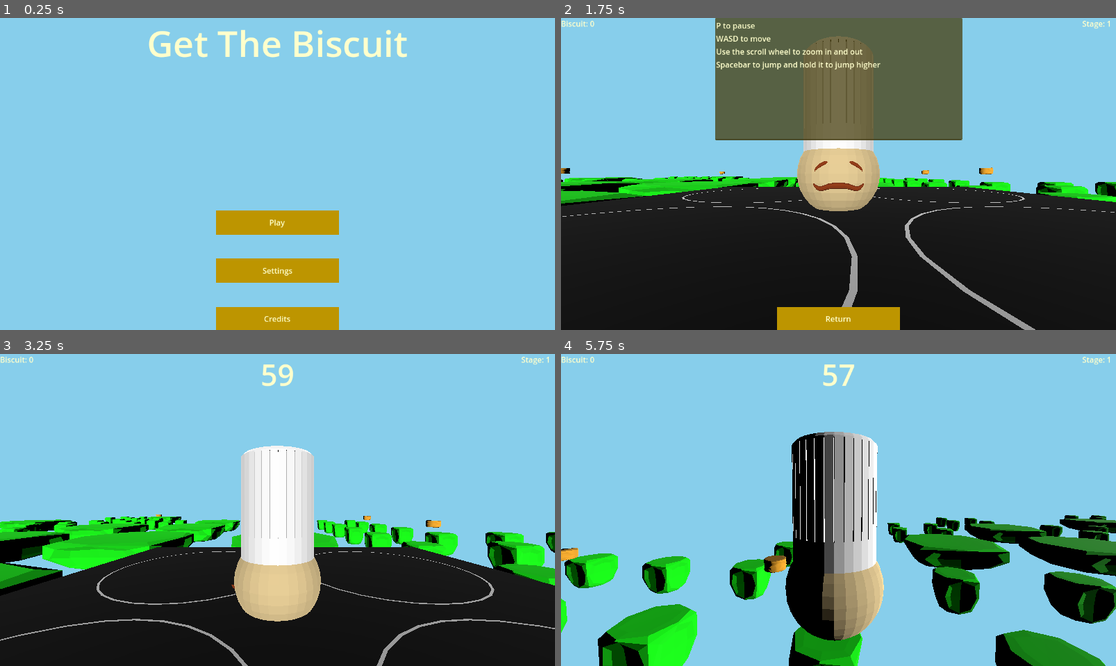
Above: before the commit, frames 1-4 (two rows, left to right).
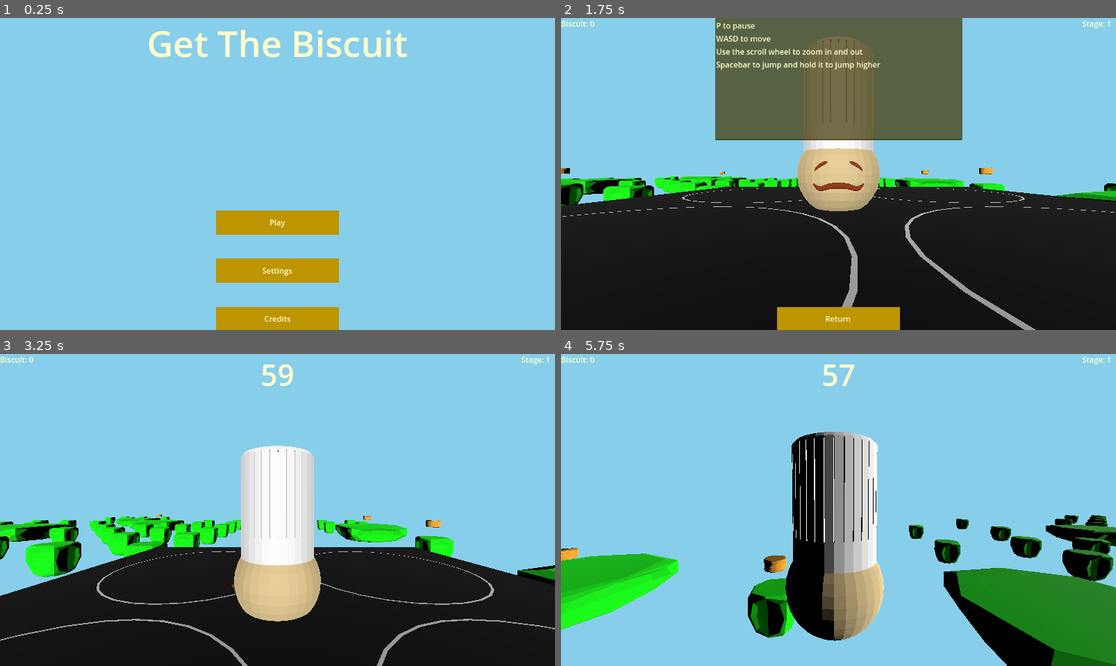
Above: after the commit, the same moments.

Repository: AlexTheAccount/Get-The-Biscuit
Game: Godot game, scene res://Tscn/UI/Main Menu.tscn
The game is run twice, just before and just after one commit, with the same random seed, the same clock (stepped at 60 frames per second) and the same inputs. Sound files missing from this copy of the repository are replaced by a short silence.
Inputs (mouse positions are in pixels of both pictures, inside the frame that each line leads up to):
- Up to frame 1 (0.25 s): no input
- Up to frame 2 (1.75 s): click "Play" at 0.5 s; tap Enter (ui_accept) at 1.25, 1.52 s; move the mouse to (960, 158) at 1.27 s; hold D (Player Right) from 1.28 s (still down); hold Mouse wheel up (Zoom In) from 1.28 s (still down); click (960, 158) at 1.42 s
- Up to frame 3 (3.25 s): release D (Player Right) at 2 s; release Mouse wheel up (Zoom In) at 2 s; click "Return" at 2 s; move the mouse to (249, 510) at 2.77 s; hold W (Player Up) from 2.78 s (still down); tap Mouse wheel down (Zoom Out) at 2.85 s
- Up to frame 4 (5.75 s): keep holding W (Player Up); move the mouse to (849, 503) at 3.52 s; hold Mouse wheel up (Zoom In) 3.53-4.28 s; move the mouse to (832, 516) at 4.27 s; tap Mouse wheel down (Zoom Out) at 4.35 s; tap Enter (ui_accept) at 4.52, 5.27 s; move the mouse to (877, 513) at 5.02 s; hold Mouse wheel up (Zoom In) from 5.03 s (still down); tap P (Pause) at 5.65 s

The runs differ from the first frame. In frame 1, 0.1% of the frame differs, in the area x 47-53%, y 64-98%; in frame 2, 2.8%; in frame 3, 7.5%; in frame 4, 21%, in the area x 0-100%, y 51-100%.

Commit message:
even Better UI and Added a new platform (also some misc improvements)

Diff:
--- a/get-the-biscuit/GD/PlayerBody.gd
+++ b/get-the-biscuit/GD/PlayerBody.gd
@@ -56,9 +56,9 @@
 func UpgradePlayer(name: String):
 	match name:
 		"Speed Boost":
-			SPEED = baseSpeed * 2
+			SPEED = baseSpeed * 1.2
 		"Jump Boost":
-			JUMP_VELOCITY = baseJump * 2
+			JUMP_VELOCITY = baseJump * 1.2
 	# add more cases as needed
 
 func _physics_process(delta: float) -> void:
--- a/get-the-biscuit/GD/UI/ShopItem.gd
+++ b/get-the-biscuit/GD/UI/ShopItem.gd
@@ -17,18 +17,28 @@
 # Called every frame. 'delta' is the elapsed time since the previous frame.
 func _process(delta: float) -> void:
 	if get_parent().get_parent().visible == false:
-		if GameManager.player.inventory.size() > 0 && GameManager.player.inventory["Biscuit"] > upgradeCost:
-			disabled = false
-		else:
-			disabled = true
+		visible = true
+	if GameManager.player.inventory.size() > 0 && GameManager.player.inventory["Biscuit"] > upgradeCost:
+		disabled = false
+	else:
+		disabled = true
 	pass
 
 func _on_button_up() -> void:
+	visible = false
 	disabled = true
+
+	GameManager.player.inventory["Biscuit"] -= upgradeCost
+	var child = GameManager.player.HUD.get_child(0)
+	if child.trackedItem != null && child.trackedItem == "Biscuit":
+		child.text = "Biscuit" + ": " + str(GameManager.player.inventory["Biscuit"])
+
 	upgradeCost *= 2
 	upgradeTier += 1
+
 	nameLabel.text = upgradeName + " Tier: " + str(upgradeTier)
 	costLabel.text = "Cost: " + str(upgradeCost)
+
 	GameManager.player.UpgradePlayer(upgradeName)
 	GameManager.uiClickPlayer.play()
 	await get_tree().create_timer(GameManager.uiClickPlayer.stream.get_length()).timeout
--- a/get-the-biscuit/Tscn/Platform Stuff/Core Platform Generator.tscn
+++ b/get-the-biscuit/Tscn/Platform Stuff/Core Platform Generator.tscn
@@ -1,16 +1,17 @@
-[gd_scene load_steps=7 format=3 uid="uid://n8vipxo3bbjy"]
+[gd_scene load_steps=8 format=3 uid="uid://n8vipxo3bbjy"]
 
 [ext_resource type="Script" uid="uid://cdndob82qd0r6" path="res://GD/PlatformGenerator.gd" id="1_0idhl"]
 [ext_resource type="PackedScene" uid="uid://dx5uhq3cvqova" path="res://Tscn/Platform Stuff/Platform Types/Basic Platform.tscn" id="2_x4v74"]
 [ext_resource type="PackedScene" uid="uid://cyvuerjo8et8b" path="res://Tscn/Platform Stuff/Platform Types/Quarters Platform.tscn" id="3_c4rut"]
 [ext_resource type="PackedScene" uid="uid://bwtiheu2rafh7" path="res://Tscn/Pickup/Pickups/Biscuit.tscn" id="3_gmaqc"]
+[ext_resource type="PackedScene" uid="uid://bcetnygdsoq66" path="res://Tscn/Platform Stuff/Platform Types/Tiny Platform.tscn" id="4_v0hwc"]
 [ext_resource type="PackedScene" uid="uid://b8f1tfbeomjdl" path="res://FBX/OvenTop.fbx" id="5_hbgcp"]
 
 [sub_resource type="BoxShape3D" id="BoxShape3D_3noxb"]
 
 [node name="Core Platform Generator" type="Node3D"]
 script = ExtResource("1_0idhl")
-platformScenes = Array[PackedScene]([ExtResource("2_x4v74"), ExtResource("3_c4rut")])
+platformScenes = Array[PackedScene]([ExtResource("2_x4v74"), ExtResource("3_c4rut"), ExtResource("4_v0hwc")])
 itemScene = ExtResource("3_gmaqc")
 
 [node name="CentralMesh" type="MeshInstance3D" parent="."]
--- /dev/null
+++ b/get-the-biscuit/Tscn/Platform Stuff/Platform Types/Tiny Platform.tscn
@@ -0,0 +1,18 @@
+[gd_scene load_steps=3 format=3 uid="uid://bcetnygdsoq66"]
+
+[ext_resource type="PackedScene" uid="uid://drhomcagggn51" path="res://Tscn/Platform Stuff/PlatformModel.tscn" id="1_wwkm4"]
+
+[sub_resource type="BoxShape3D" id="BoxShape3D_aj2aq"]
+
+[node name="BasicPlatform" type="Node3D"]
+
+[node name="MeshInstance3D2" type="MeshInstance3D" parent="."]
+transform = Transform3D(2, 0, 0, 0, 1, 0, 0, 0, 2, 0, 0, 0)
+
+[node name="StaticBody3D" type="StaticBody3D" parent="MeshInstance3D2"]
+
+[node name="CollisionShape3D" type="CollisionShape3D" parent="MeshInstance3D2/StaticBody3D"]
+shape = SubResource("BoxShape3D_aj2aq")
+
+[node name="PlatformModel5" parent="." instance=ExtResource("1_wwkm4")]
+transform = Transform3D(0.765, 0, 0, 0, 1, 0, 0, 0, 0.765, 0, -0.58, 0)
--- a/get-the-biscuit/Tscn/UI/Controls Menu.tscn
+++ b/get-the-biscuit/Tscn/UI/Controls Menu.tscn
@@ -34,14 +34,14 @@
 
 [node name="Quit" type="Button" parent="."]
 layout_mode = 1
-anchors_preset = 7
-anchor_left = 0.5
-anchor_top = 1.0
-anchor_right = 0.5
+anchors_preset = -1
+anchor_left = 0.389
+anchor_top = 0.926
+anchor_right = 0.61
 anchor_bottom = 1.0
-offset_left = -128.0
-offset_top = -48.0
-offset_right = 127.0
+offset_left = -0.128021
+offset_top = -0.0480347
+offset_right = 0.279968
 offset_bottom = 2.0
 grow_horizontal = 2
 grow_vertical = 0
--- a/get-the-biscuit/Tscn/UI/Credits Menu.tscn
+++ b/get-the-biscuit/Tscn/UI/Credits Menu.tscn
@@ -44,14 +44,14 @@
 
 [node name="Quit" type="Button" parent="."]
 layout_mode = 1
-anchors_preset = 7
-anchor_left = 0.5
-anchor_top = 1.0
-anchor_right = 0.5
+anchors_preset = -1
+anchor_left = 0.389
+anchor_top = 0.926
+anchor_right = 0.611
 anchor_bottom = 1.0
-offset_left = -128.0
-offset_top = -48.0
-offset_right = 128.0
+offset_left = -0.128021
+offset_top = -0.0480347
+offset_right = 0.127991
 offset_bottom = 2.0
 grow_horizontal = 2
 grow_vertical = 0
--- a/get-the-biscuit/Tscn/UI/Death Menu.tscn
+++ b/get-the-biscuit/Tscn/UI/Death Menu.tscn
@@ -40,14 +40,14 @@
 
 [node name="Quit" type="Button" parent="."]
 layout_mode = 1
-anchors_preset = 7
-anchor_left = 0.5
-anchor_top = 1.0
-anchor_right = 0.5
+anchors_preset = -1
+anchor_left = 0.389
+anchor_top = 0.926
+anchor_right = 0.611
 anchor_bottom = 1.0
-offset_left = -128.0
-offset_top = -48.0
-offset_right = 128.0
+offset_left = -0.128021
+offset_top = -0.0480347
+offset_right = 0.127991
 offset_bottom = 2.0
 grow_horizontal = 2
 grow_vertical = 0
--- a/get-the-biscuit/Tscn/UI/HUD.tscn
+++ b/get-the-biscuit/Tscn/UI/HUD.tscn
@@ -50,11 +50,12 @@
 
 [node name="StageLabel" type="Label" parent="."]
 layout_mode = 1
-anchors_preset = 1
-anchor_left = 1.0
+anchors_preset = -1
+anchor_left = 0.939
 anchor_right = 1.0
-offset_left = -70.0
-offset_bottom = 23.0
+anchor_bottom = 0.035
+offset_left = 0.271973
+offset_bottom = 0.32
 grow_horizontal = 0
 theme = ExtResource("1_x5b7s")
 text = "Stage: 0"
--- a/get-the-biscuit/Tscn/UI/Main Menu.tscn
+++ b/get-the-biscuit/Tscn/UI/Main Menu.tscn
@@ -19,9 +19,12 @@
 [node name="Title" type="Label" parent="."]
 layout_mode = 1
 anchors_preset = -1
-anchor_right = 1.0
-anchor_bottom = 0.319
-offset_bottom = -183.712
+anchor_left = 0.278
+anchor_right = 0.722
+anchor_bottom = 0.16
+offset_left = -320.256
+offset_right = 320.256
+offset_bottom = -80.68
 grow_horizontal = 2
 theme = ExtResource("2_ugw5j")
 theme_override_font_sizes/font_size = 75
@@ -30,15 +33,15 @@
 
 [node name="Play" type="Button" parent="."]
 layout_mode = 1
-anchors_preset = 7
-anchor_left = 0.5
-anchor_top = 1.0
-anchor_right = 0.5
-anchor_bottom = 1.0
-offset_left = -128.0
-offset_top = -248.0
-offset_right = 128.0
-offset_bottom = -198.0
+anchors_preset = -1
+anchor_left = 0.389
+anchor_top = 0.617
+anchor_right = 0.611
+anchor_bottom = 0.694
+offset_left = -0.128021
+offset_top = 0.18396
+offset_right = 0.127991
+offset_bottom = 0.287994
 grow_horizontal = 2
 grow_vertical = 0
 theme = ExtResource("2_ugw5j")
@@ -46,15 +49,15 @@
 
 [node name="Settings" type="Button" parent="."]
 layout_mode = 1
-anchors_preset = 7
-anchor_left = 0.5
-anchor_top = 1.0
-anchor_right = 0.5
-anchor_bottom = 1.0
-offset_left = -128.0
-offset_top = -148.0
-offset_right = 128.0
-offset_bottom = -98.0
+anchors_preset = -1
+anchor_left = 0.389
+anchor_top = 0.778
+anchor_right = 0.611
+anchor_bottom = 0.849
+offset_left = -0.128021
+offset_top = -4.14404
+offset_right = 0.127991
+offset_bottom = -0.152039
 grow_horizontal = 2
 grow_vertical = 0
 theme = ExtResource("2_ugw5j")
@@ -62,14 +65,14 @@
 
 [node name="Credits" type="Button" parent="."]
 layout_mode = 1
-anchors_preset = 7
-anchor_left = 0.5
-anchor_top = 1.0
-anchor_right = 0.5
+anchors_preset = -1
+anchor_left = 0.389
+anchor_top = 0.926
+anchor_right = 0.611
 anchor_bottom = 1.0
-offset_left = -128.0
-offset_top = -48.0
-offset_right = 128.0
+offset_left = -0.128021
+offset_top = -0.0480347
+offset_right = 0.127991
 offset_bottom = 2.0
 grow_horizontal = 2
 grow_vertical = 0
--- a/get-the-biscuit/Tscn/UI/Pause Menu.tscn
+++ b/get-the-biscuit/Tscn/UI/Pause Menu.tscn
@@ -16,15 +16,15 @@
 
 [node name="Continue" type="Button" parent="."]
 layout_mode = 1
-anchors_preset = 7
-anchor_left = 0.5
-anchor_top = 1.0
-anchor_right = 0.5
-anchor_bottom = 1.0
-offset_left = -128.0
-offset_top = -248.0
-offset_right = 128.0
-offset_bottom = -198.0
+anchors_preset = -1
+anchor_left = 0.396
+anchor_top = 0.617
+anchor_right = 0.611
+anchor_bottom = 0.694
+offset_left = -8.19202
+offset_top = 0.18396
+offset_right = 0.127991
+offset_bottom = 0.287994
 grow_horizontal = 2
 grow_vertical = 0
 theme = ExtResource("2_ee7j4")
@@ -32,15 +32,15 @@
 
 [node name="Settings" type="Button" parent="."]
 layout_mode = 1
-anchors_preset = 7
-anchor_left = 0.5
-anchor_top = 1.0
-anchor_right = 0.5
-anchor_bottom = 1.0
-offset_left = -128.0
-offset_top = -144.0
-offset_right = 128.0
-offset_bottom = -94.0
+anchors_preset = -1
+anchor_left = 0.389
+anchor_top = 0.778
+anchor_right = 0.611
+anchor_bottom = 0.864
+offset_left = -0.128021
+offset_top = -0.144043
+offset_right = 0.127991
+offset_bottom = -5.87201
 grow_horizontal = 2
 grow_vertical = 0
 theme = ExtResource("2_ee7j4")
@@ -48,14 +48,14 @@
 
 [node name="Quit" type="Button" parent="."]
 layout_mode = 1
-anchors_preset = 7
-anchor_left = 0.5
-anchor_top = 1.0
-anchor_right = 0.5
+anchors_preset = -1
+anchor_left = 0.389
+anchor_top = 0.926
+anchor_right = 0.611
 anchor_bottom = 1.0
-offset_left = -128.0
-offset_top = -48.0
-offset_right = 128.0
+offset_left = -0.128021
+offset_top = -0.0480347
+offset_right = 0.127991
 offset_bottom = 2.0
 grow_horizontal = 2
 grow_vertical = 0
--- a/get-the-biscuit/Tscn/UI/Settings Menu.tscn
+++ b/get-the-biscuit/Tscn/UI/Settings Menu.tscn
@@ -15,36 +15,46 @@
 
 [node name="Quit" type="Button" parent="."]
 layout_mode = 1
-anchors_preset = 7
-anchor_left = 0.5
-anchor_top = 1.0
-anchor_right = 0.5
-anchor_bottom = 1.0
-offset_left = -128.0
-offset_top = -48.0
-offset_right = 128.0
-offset_bottom = 2.0
+anchors_preset = -1
+anchor_left = 0.389
+anchor_top = 0.926
+anchor_right = 0.611
+anchor_bottom = 1.003
+offset_left = -0.128021
+offset_top = -0.0480347
+offset_right = 0.127991
+offset_bottom = 0.0559692
 grow_horizontal = 2
 grow_vertical = 0
 theme = ExtResource("2_wpcg4")
 text = "Return"
 
 [node name="SFXSlider" type="HSlider" parent="."]
-layout_mode = 0
-offset_left = 64.0
-offset_top = 312.0
-offset_right = 320.0
-offset_bottom = 328.0
+layout_mode = 1
+anchors_preset = -1
+anchor_left = 0.056
+anchor_top = 0.481
+anchor_right = 0.278
+anchor_bottom = 0.506
+offset_left = -0.512001
+offset_top = 0.311981
+offset_right = -0.256042
+offset_bottom = 0.111969
 theme = ExtResource("2_wpcg4")
 min_value = -72.0
 max_value = 6.0
 
 [node name="SFXLabel" type="Label" parent="."]
-layout_mode = 0
-offset_left = 64.0
-offset_top = 272.0
-offset_right = 320.0
-offset_bottom = 313.0
+layout_mode = 1
+anchors_preset = -1
+anchor_left = 0.056
+anchor_top = 0.42
+anchor_right = 0.278
+anchor_bottom = 0.481
+offset_left = -0.512001
+offset_top = -0.160004
+offset_right = -0.256042
+offset_bottom = 1.31198
 theme = ExtResource("2_wpcg4")
 theme_override_font_sizes/font_size = 26
 text = "Sound Effects"
@@ -52,21 +62,31 @@
 vertical_alignment = 2
 
 [node name="MusicSlider" type="HSlider" parent="."]
-layout_mode = 0
-offset_left = 832.0
-offset_top = 312.0
-offset_right = 1088.0
-offset_bottom = 328.0
+layout_mode = 1
+anchors_preset = -1
+anchor_left = 0.722
+anchor_top = 0.481
+anchor_right = 0.944
+anchor_bottom = 0.506
+offset_left = 0.25592
+offset_top = 0.311981
+offset_right = 0.511963
+offset_bottom = 0.111969
 theme = ExtResource("2_wpcg4")
 min_value = -72.0
 max_value = 6.0
 
 [node name="MusicLabel" type="Label" parent="."]
-layout_mode = 0
-offset_left = 832.0
-offset_top = 272.0
-offset_right = 1088.0
-offset_bottom = 313.0
+layout_mode = 1
+anchors_preset = -1
+anchor_left = 0.722
+anchor_top = 0.42
+anchor_right = 0.944
+anchor_bottom = 0.483
+offset_left = 0.25592
+offset_top = -0.160004
+offset_right = 0.511963
+offset_bottom = 0.0159912
 theme = ExtResource("2_wpcg4")
 theme_override_font_sizes/font_size = 26
 text = "Music Effects"
--- a/get-the-biscuit/Tscn/UI/Shop Menu.tscn
+++ b/get-the-biscuit/Tscn/UI/Shop Menu.tscn
@@ -33,7 +33,6 @@
 [node name="SpeedBoost" parent="GridContainer" instance=ExtResource("1_nph5g")]
 custom_minimum_size = Vector2(215, 100)
 layout_mode = 2
-theme = ExtResource("3_0lser")
 upgradeName = "Speed Boost"
 upgradeDesc = "Gives a boost to your speed"
 upgradeCost = 5
@@ -41,7 +40,6 @@
 [node name="JumpBoost" parent="GridContainer" instance=ExtResource("1_nph5g")]
 custom_minimum_size = Vector2(215, 100)
 layout_mode = 2
-theme = ExtResource("3_0lser")
 upgradeName = "Jump Boost"
 upgradeDesc = "Gives a boost to your jump height"
 upgradeCost = 5
--- a/get-the-biscuit/Tscn/UI/UI Theme.tres
+++ b/get-the-biscuit/Tscn/UI/UI Theme.tres
@@ -26,6 +26,7 @@
 
 [resource]
 Button/colors/font_color = Color(1, 1, 0.8, 1)
+Button/colors/font_disabled_color = Color(1, 1, 0.8, 1)
 Button/colors/font_hover_color = Color(0.53189, 0.415229, 0, 1)
 Button/styles/disabled = SubResource("StyleBoxFlat_mnerx")
 Button/styles/focus = SubResource("StyleBoxFlat_ugw5j")
Not shown, removed: Build/Get The Biscuit.apple-touch-icon.png
Not shown, removed: Build/Get The Biscuit.audio.position.worklet.js
Not shown, removed: Build/Get The Biscuit.audio.worklet.js
Not shown, removed: Build/Get The Biscuit.icon.png
Not shown, removed: Build/Get The Biscuit.pck
Not shown, removed: Build/Get The Biscuit.png
Not shown, changed: Build/Get The Biscuit.wasm
Not shown, changed: Build/Get The Biscuit.zip
